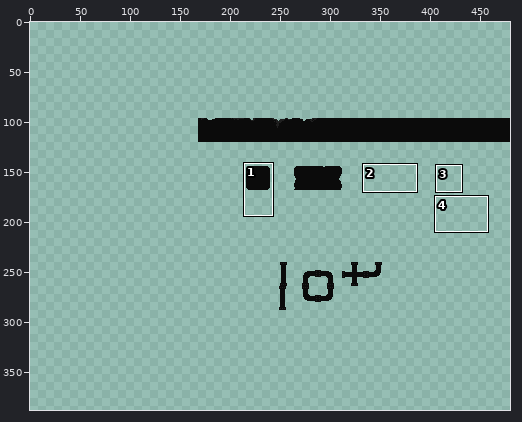
Edited in one commit: pixel-art file (Assets/sprites/TILES/tiles.ase). Above, an overview of the earlier version with the close-up marked.
Close-up. As it was:
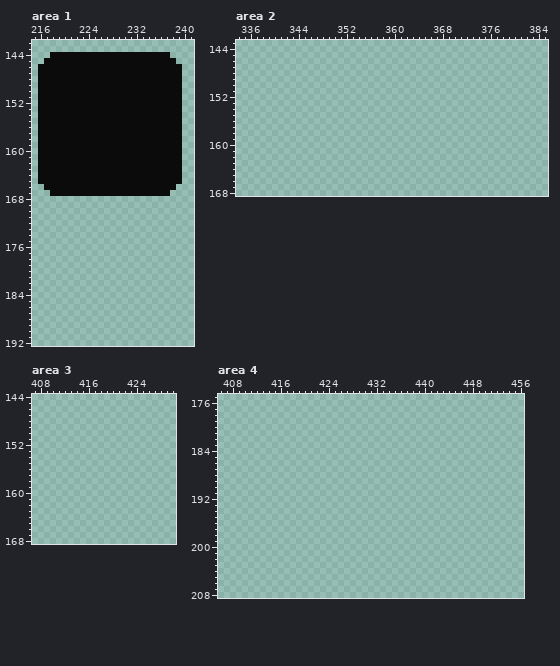
480x480 pixels, 1 frame. Colours within 5 levels of each other are drawn and written as one. Shown: area 1: x 215..241, y 142..192; area 2: x 334..385, y 143..168; area 3: x 407..430, y 144..168; area 4: x 406..456, y 175..208. The wide view leaves out empty margins. The commit also changed other parts of the picture, which this record leaves out.
After the commit:
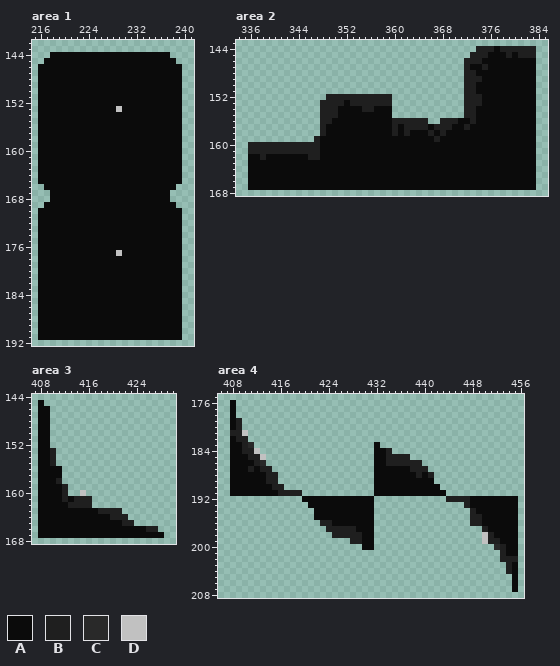
Palette (. is transparent): A #0b0b0b  B #1f1f1f  C #292929  D #c1c1c1
The edit:
--- area 1
@@ x 227..231 @@
 152 AAAAA
-153 AAAAA
+153 AADAA
 154 AAAAA
@@ x 215..241 @@
 167 ...AAAAAAAAAAAAAAAAAAAA....
-168 ...........................
-169 ...........................
-170 ...........................
-171 ...........................
-172 ...........................
-173 ...........................
-174 ...........................
-175 ...........................
-176 ...........................
-177 ...........................
-178 ...........................
-179 ...........................
-180 ...........................
-181 ...........................
-182 ...........................
-183 ...........................
-184 ...........................
-185 ...........................
-186 ...........................
-187 ...........................
-188 ...........................
-189 ...........................
-190 ...........................
-191 ...........................
+168 ...AAAAAAAAAAAAAAAAAAAA....
+169 ..AAAAAAAAAAAAAAAAAAAAAA...
+170 .AAAAAAAAAAAAAAAAAAAAAAAA..
+171 .AAAAAAAAAAAAAAAAAAAAAAAA..
+172 .AAAAAAAAAAAAAAAAAAAAAAAA..
+173 .AAAAAAAAAAAAAAAAAAAAAAAA..
+174 .AAAAAAAAAAAAAAAAAAAAAAAA..
+175 .AAAAAAAAAAAAAAAAAAAAAAAA..
+176 .AAAAAAAAAAAAAAAAAAAAAAAA..
+177 .AAAAAAAAAAAAADAAAAAAAAAA..
+178 .AAAAAAAAAAAAAAAAAAAAAAAA..
+179 .AAAAAAAAAAAAAAAAAAAAAAAA..
+180 .AAAAAAAAAAAAAAAAAAAAAAAA..
+181 .AAAAAAAAAAAAAAAAAAAAAAAA..
+182 .AAAAAAAAAAAAAAAAAAAAAAAA..
+183 .AAAAAAAAAAAAAAAAAAAAAAAA..
+184 .AAAAAAAAAAAAAAAAAAAAAAAA..
+185 .AAAAAAAAAAAAAAAAAAAAAAAA..
+186 .AAAAAAAAAAAAAAAAAAAAAAAA..
+187 .AAAAAAAAAAAAAAAAAAAAAAAA..
+188 .AAAAAAAAAAAAAAAAAAAAAAAA..
+189 .AAAAAAAAAAAAAAAAAAAAAAAA..
+190 .AAAAAAAAAAAAAAAAAAAAAAAA..
+191 .AAAAAAAAAAAAAAAAAAAAAAAA..
 192 ...........................
--- area 2
@@ x 334..385 @@
 143 ....................................................
-144 ....................................................
-145 ....................................................
-146 ....................................................
-147 ....................................................
-148 ....................................................
-149 ....................................................
-150 ....................................................
-151 ....................................................
-152 ....................................................
-153 ....................................................
-154 ....................................................
-155 ....................................................
-156 ....................................................
-157 ....................................................
-158 ....................................................
-159 ....................................................
-160 ....................................................
-161 ....................................................
-162 ....................................................
-163 ....................................................
-164 ....................................................
-165 ....................................................
-166 ....................................................
-167 ....................................................
+144 ........................................BBBABBBBBB..
+145 .......................................BBBAAABABBB..
+146 ......................................BBBAAAAAAAAA..
+147 ......................................BAABAAAAAAAA..
+148 ......................................BBAAAAAAAAAA..
+149 ......................................BBBAAAAAAAAA..
+150 ......................................BBAAAAAAAAAA..
+151 ......................................BBAAAAAAAAAA..
+152 ...............BBBBBBBBBBB............BBBAAAAAAAAA..
+153 ..............BBBBABBBBBBB............BBBAAAAAAAAA..
+154 ..............BBBAAAABBAAA............BBAAAAAAAAAA..
+155 ..............BBBAAAAAAAAA............BBAAAAAAAAAA..
+156 ..............BBAAAAAAAAAABBBBBB..BBBAABAAAAAAAAAA..
+157 ..............BAAAAAAAAAAABABBBBABBBAABAAAAAAAAAAA..
+158 ..............BAAAAAAAAAAABABAAABABAAAAAAAAAAAAAAA..
+159 .............BAAAAAAAAAAAAAAAAAAABAAAAAAAAAAAAAAAA..
+160 ..BBBBBBBBBBBBAAAAAAAAAAAAAAAAAAAAAAAAAAAAAAAAAAAA..
+161 ..BBBBBBBBBBBBAAAAAAAAAAAAAAAAAAAAAAAAAAAAAAAAAAAA..
+162 ..AABAAAAAAABBAAAAAAAAAAAAAAAAAAAAAAAAAAAAAAAAAAAA..
+163 ..AAAAAAAAAAAAAAAAAAAAAAAAAAAAAAAAAAAAAAAAAAAAAAAA..
+164 ..AAAAAAAAAAAAAAAAAAAAAAAAAAAAAAAAAAAAAAAAAAAAAAAA..
+165 ..AAAAAAAAAAAAAAAAAAAAAAAAAAAAAAAAAAAAAAAAAAAAAAAA..
+166 ..AAAAAAAAAAAAAAAAAAAAAAAAAAAAAAAAAAAAAAAAAAAAAAAA..
+167 ..AAAAAAAAAAAAAAAAAAAAAAAAAAAAAAAAAAAAAAAAAAAAAAAA..
 168 ....................................................
--- area 3
@@ x 407..430 @@
 144 ........................
-145 ........................
-146 ........................
-147 ........................
-148 ........................
-149 ........................
-150 ........................
-151 ........................
-152 ........................
-153 ........................
-154 ........................
-155 ........................
-156 ........................
-157 ........................
-158 ........................
-159 ........................
-160 ........................
-161 ........................
-162 ........................
-163 ........................
-164 ........................
-165 ........................
-166 ........................
-167 ........................
+145 .A......................
+146 .AA.....................
+147 .AA.....................
+148 .AA.....................
+149 .AA.....................
+150 .AA.....................
+151 .AA.....................
+152 .AA.....................
+153 .AAB....................
+154 .AAB....................
+155 .AAB....................
+156 .AAAA...................
+157 .AAAA...................
+158 .AAAB...................
+159 .AAAAB..................
+160 .AAAAB..D...............
+161 .AAAABABBB..............
+162 .AAAAABBBB..............
+163 .AAAAAAAAAABBBB.........
+164 .AAAAAAAAAAAABBB........
+165 .AAAAAAAAAAAAAABB.......
+166 .AAAAAAAAAAAAAAAAAABB...
+167 .AAAAAAAAAAAAAAAAAAAAA..
 168 ........................
--- area 4
@@ x 406..456 @@
 175 ...................................................
-176 ...................................................
-177 ...................................................
-178 ...................................................
-179 ...................................................
-180 ...................................................
-181 ...................................................
-182 ...................................................
-183 ...................................................
-184 ...................................................
-185 ...................................................
-186 ...................................................
-187 ...................................................
-188 ...................................................
-189 ...................................................
-190 ...................................................
-191 ...................................................
-192 ...................................................
-193 ...................................................
-194 ...................................................
-195 ...................................................
-196 ...................................................
-197 ...................................................
-198 ...................................................
-199 ...................................................
-200 ...................................................
-201 ...................................................
-202 ...................................................
-203 ...................................................
-204 ...................................................
-205 ...................................................
-206 ...................................................
-207 ...................................................
+176 ..A................................................
+177 ..A................................................
+178 ..A................................................
+179 ..AB...............................................
+180 ..AB...............................................
+181 ..BBD..............................................
+182 ..ABB..............................................
+183 ..AABC....................A........................
+184 ..AABBD...................AAB......................
+185 ..AAABBD..................AABBBB...................
+186 ..AAAABC..................AABBBBBB.................
+187 ..AAABABB.................AAAAAABBB................
+188 ..AAAAAABB................AAAAAAABAB...............
+189 ..AAAAAABB................AAAAAAAAAA...............
+190 ..AAAAAAABB...............AAAAAAAAAAA..............
+191 ..AAAAAAAABBBB............AAAAAAAAAAAA.............
+192 ..............AAAAAAAAAAAA............BBBBAAAAAAAA.
+193 ...............AAAAAAAAAAA...............BAAAAAAAA.
+194 ................AAAAAAAAAA................BAAAAAAA.
+195 ................AAAAAAAAAA................BBAAAAAA.
+196 .................BBAAAAAAA................BBAAAAAA.
+197 ..................BBBBBAAA..................BAAAAA.
+198 ...................BBBBBAA..................DBAAAA.
+199 ......................BBAA..................DBBAAA.
+200 ........................AA....................CBAA.
+201 ...............................................BAA.
+202 ...............................................BBB.
+203 ................................................BA.
+204 ................................................BA.
+205 .................................................A.
+206 .................................................A.
+207 .................................................A.
 208 ...................................................
Changed places in both close-ups, as pixel boxes (x1, y1, x2, y2):
changed: (116, 106, 122, 112)
added: (38, 196, 182, 340)
added: (248, 46, 536, 190)
added: (38, 400, 164, 538)
added: (230, 400, 518, 592)
